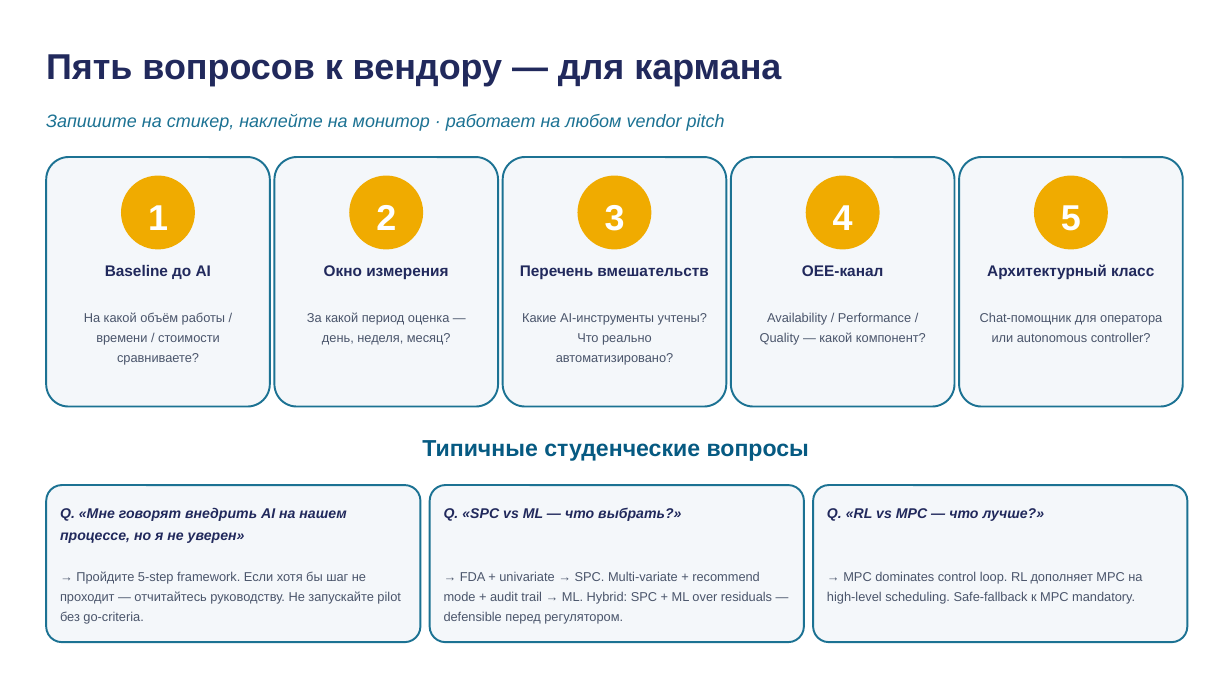
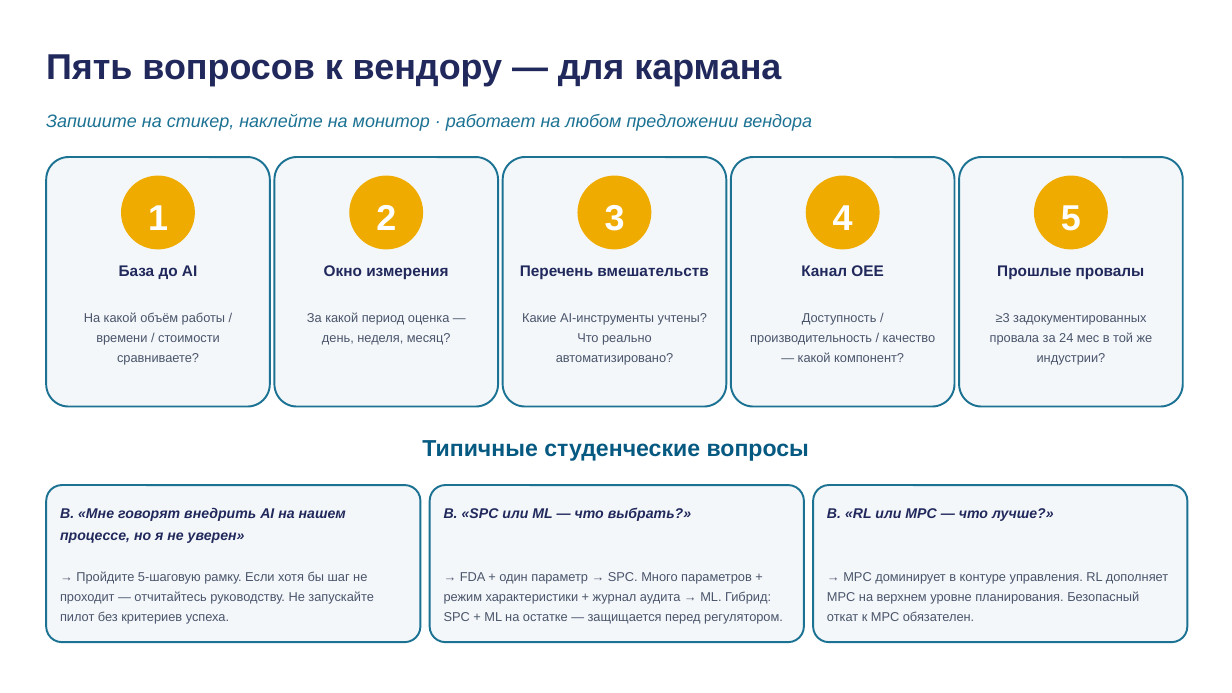
Before and after one commit to tellina-study/AI-usage-lessons, a slide deck: slide 40 of library/lectures/lec-11/rendered/lec-11.pptx (slide 38 before the commit). Drawn at 1232x693 pixels with LibreOffice and Linux fonts; fonts in the diff are those of the drawing. Boxes give left, top, right and bottom in pixels: in the first picture for what was removed or moved away, otherwise in the second. Text is boxed around its words. In the diff, an @@ line names an element or a change of style, - is before the commit and + after.

```diff
--- a/library/lectures/lec-11/rendered/lec-11.pptx
+++ b/library/lectures/lec-11/rendered/lec-11.pptx
@@ text at [46, 114, 812, 131]: text changed @@
-Запишите на стикер, наклейте на монитор · работает на любом vendor pitch
+Запишите на стикер, наклейте на монитор · работает на любом предложении вендора
@@ text at [119, 265, 197, 279]: text changed @@
-Baseline до AI
+База до AI
@@ text at [801, 265, 883, 276]: text changed @@
-OEE-канал
+Канал OEE
@@ text at [997, 265, 1145, 279]: text changed @@
-Архитектурный класс
+Прошлые провалы
@@ text at [750, 313, 936, 362]: text changed @@
-Availability / Performance / Quality — какой компонент?
+Доступность / производительность / качество — какой компонент?
@@ text at [990, 313, 1153, 365]: text changed @@
-Chat-помощник для оператора или autonomous controller?
+≥3 задокументированных провала за 24 мес в той же индустрии?
@@ text at [60, 507, 346, 543]: text changed @@
-Q. «Мне говорят внедрить AI на нашем процессе, но я не уверен»
+В. «Мне говорят внедрить AI на нашем процессе, но я не уверен»
@@ text at [444, 507, 691, 521]: text changed @@
-Q. «SPC vs ML — что выбрать?»
+В. «SPC или ML — что выбрать?»
@@ text at [827, 508, 1054, 521]: text changed @@
-Q. «RL vs MPC — что лучше?»
+В. «RL или MPC — что лучше?»
@@ text at [60, 571, 374, 624]: text changed @@
-→ Пройдите 5-step framework. Если хотя бы шаг не проходит — отчитайтесь руководству. Не запускайте pilot без go-criteria.
+→ Пройдите 5-шаговую рамку. Если хотя бы шаг не проходит — отчитайтесь руководству. Не запускайте пилот без критериев успеха.
@@ text at [444, 572, 783, 624]: text changed @@
-→ FDA + univariate → SPC. Multi-variate + recommend mode + audit trail → ML. Hybrid: SPC + ML over residuals — defensible перед регулятором.
+→ FDA + один параметр → SPC. Много параметров + режим характеристики + журнал аудита → ML. Гибрид: SPC + ML на остатке — защищается перед регулятором.
@@ text at [827, 572, 1168, 621]: text changed @@
-→ MPC dominates control loop. RL дополняет MPC на high-level scheduling. Safe-fallback к MPC mandatory.
+→ MPC доминирует в контуре управления. RL дополняет MPC на верхнем уровне планирования. Безопасный откат к MPC обязателен.
```
Also in this commit, not shown: 37 other slides changed, 3 slides added, 1 slide removed, 7 other files.
